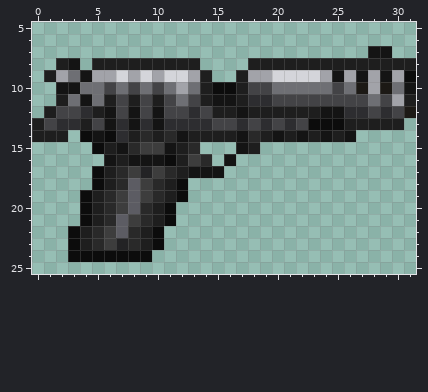
A pixel-art sprite gets an edit: Resources/Textures/_Funkystation/Objects/Weapons/Guns/Pistols/wyvern.rsi/bolt-open.png. This is how it looked before the edit.
The file is 32x32 pixels. Colours within 5 levels of each other are drawn and written as one. Shown: x 0..31, y 5..25. The old version is drawn lined up with the new one.
New version:
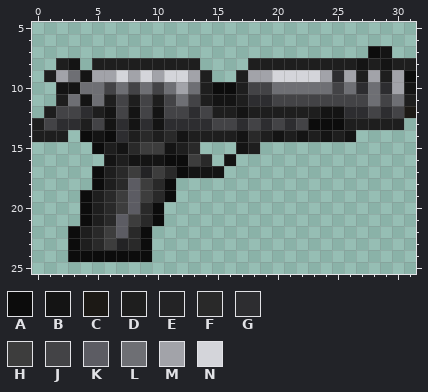
Palette (. is transparent): A #0c0c0c  B #141414  C #1c1915  D #1e1e1e  E #232325  F #292929  G #2d2d30  H #3d3d3d  J #434346  K #5c5c63  L #6e6f74  M #a2a3a9  N #d4d5da
The exact change:
whole drawing moved by +0,-2 (the old picture is shown already moved)
The edit turns colour B into colour A in row 7 at x 28.
The edit turns colour D into colour A in rows 16 to 17 at x 12; in rows 18 to 19 at x 11; in rows 20 to 21 at x 10; in rows 22 to 23 at x 9.
The edit turns colour D into colour B in row 8 at x 27 and 29.
The edit turns colour B into colour D in row 9 at x 27 and 29.
The edit turns colour B into colour G in row 9 at x 25.
The edit turns colour C into colour G in row 10 at x 27 and 29.
The edit turns colour M into colour L in row 10 at x 28; in row 11 at x 30.
The edit turns colour L into colour M in row 10 at x 30.
The author cleared colour A in rows 18 to 19 at x 12; in rows 20 to 21 at x 11; in rows 22 to 23 at x 10.
Pixel boxes of the changes (left, top, right, bottom) in both pictures:
changed: (332, 46, 404, 106)
changed: (140, 154, 188, 250)
